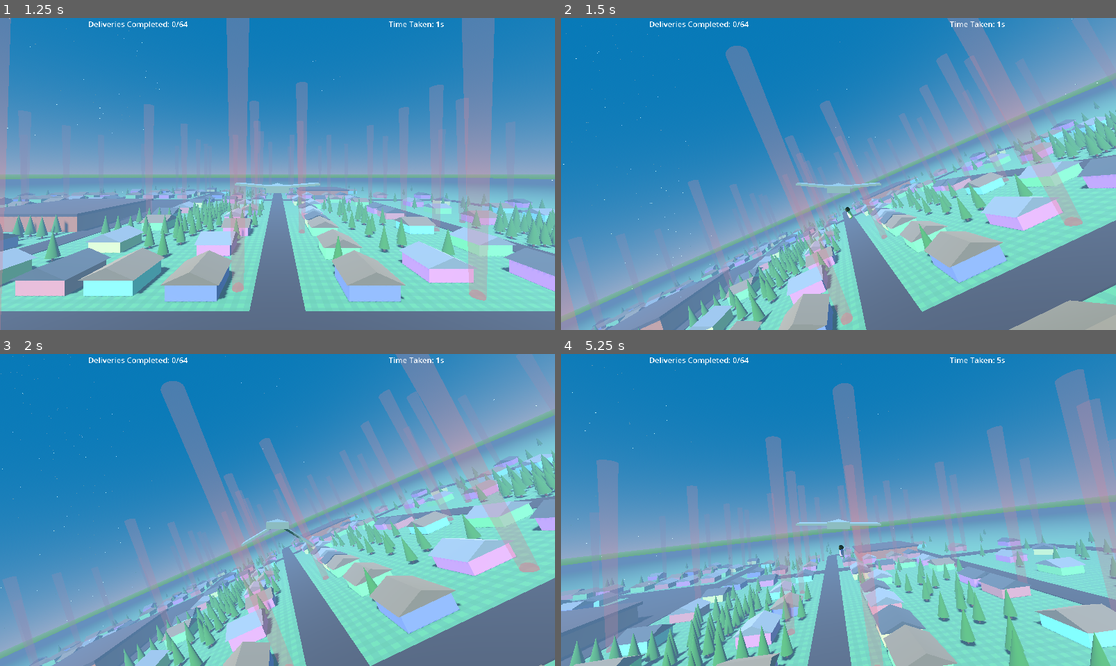
Above: before the commit, frames 1-4 (two rows, left to right).
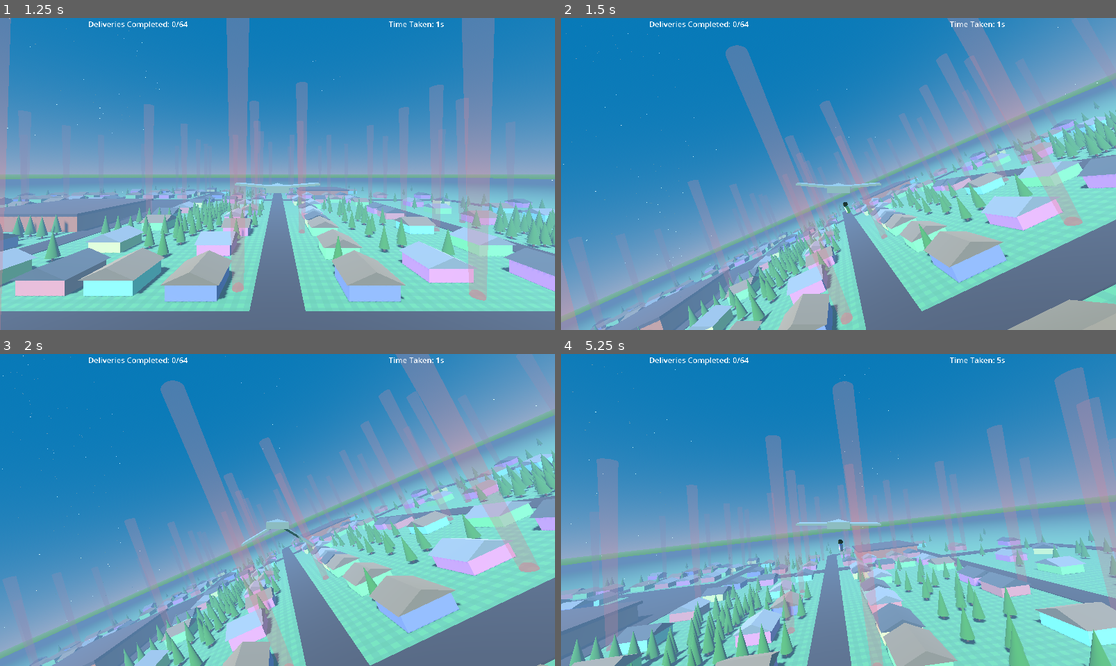
Above: after the commit, the same moments.

Repository: pizzasgood/StorkExpress_LD53
Game: Godot game, scene res://TitleScreen.tscn
The game is run twice, just before and just after one commit, with the same random seed, the same clock (stepped at 60 frames per second) and the same inputs.
Inputs (mouse positions are in pixels of both pictures, inside the frame that each line leads up to):
- Up to frame 1 (1.25 s): click "Start" at 0.5 s
- Up to frame 2 (1.5 s): move the mouse to (866, 174) at 1.27 s; right-click (866, 174) at 1.35 s
- Up to frame 3 (2 s): tap Space (flap) at 1.52, 1.82 s
- Up to frame 4 (5.25 s): move the mouse to (810, 510) at 2.02 s; right-click (810, 510) at 2.1 s; tap Space (flap) at 2.27, 2.57, 3.77, 4.07, 4.52, 4.82 s; move the mouse to (849, 503) at 2.77 s; right-click (849, 503) at 2.85 s; move the mouse to (832, 516) at 3.52 s; right-click (832, 516) at 3.6 s; move the mouse to (877, 513) at 4.27 s; right-click (877, 513) at 4.35 s; move the mouse to (794, 506) at 5.02 s; right-click (794, 506) at 5.1 s

Frame 1 is identical in both runs. In frame 2, 0.9% of the frame differs, in the area x 0-100%, y 0-100%; in frame 3, 0.8%; in frame 4, 4.5%, in the area x 0-100%, y 3-100%.

Commit message:
Tighten up player's collision mesh

Diff:
--- a/entities/Player.tscn
+++ b/entities/Player.tscn
@@ -3,7 +3,9 @@
 [ext_resource type="Script" path="res://entities/Player.gd" id="1_rxce8"]
 [ext_resource type="AudioStream" uid="uid://btknqbr1p048i" path="res://sfx/flap.wav" id="2_sfc75"]
 
-[sub_resource type="SphereShape3D" id="SphereShape3D_10wtv"]
+[sub_resource type="CapsuleShape3D" id="CapsuleShape3D_yv302"]
+radius = 0.359126
+height = 1.76972
 
 [sub_resource type="PrismMesh" id="PrismMesh_gxk06"]
 size = Vector3(0.5, 1.5, 0.15)
@@ -18,7 +20,8 @@
 script = ExtResource("1_rxce8")
 
 [node name="CollisionShape3D" type="CollisionShape3D" parent="."]
-shape = SubResource("SphereShape3D_10wtv")
+transform = Transform3D(1, 0, 0, 0, -4.37114e-08, 1, 0, -1, -4.37114e-08, 0, 0, -0.0809098)
+shape = SubResource("CapsuleShape3D_yv302")
 
 [node name="Body" type="MeshInstance3D" parent="."]
 transform = Transform3D(1, 0, 0, 0, -4.37114e-08, 1, 0, -1, -4.37114e-08, 0, -0.0366033, -0.163166)
